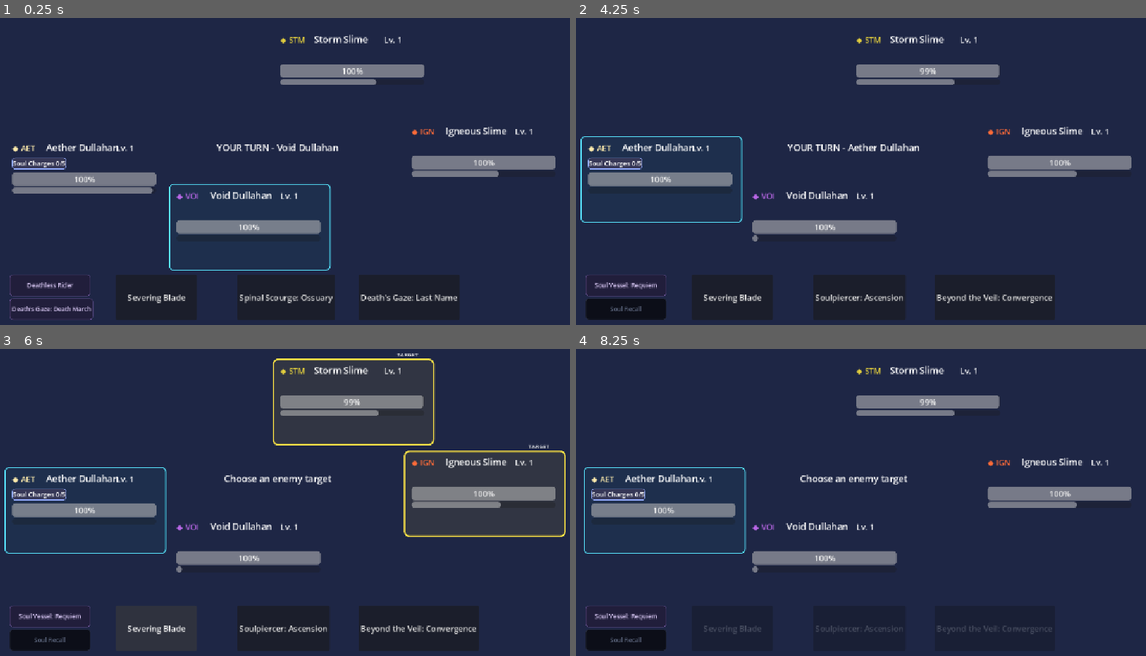
Above: before the commit, frames 1-4 (two rows, left to right).
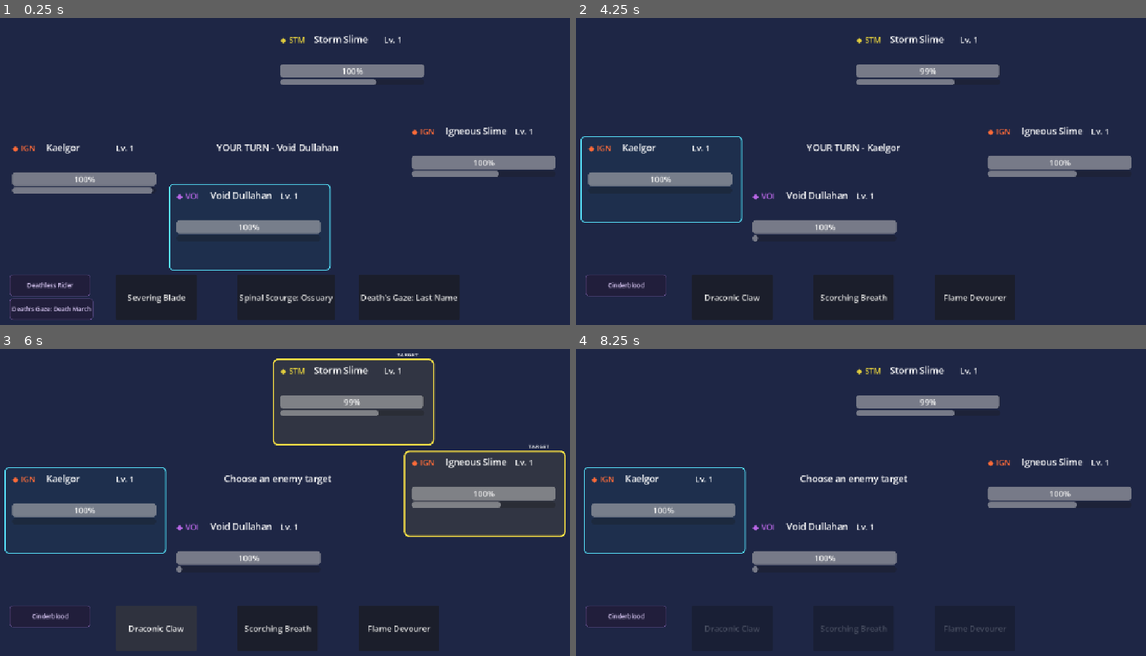
Above: after the commit, the same moments.

Repository: Akharyuu/monster-rpg
Game: Godot game, scene res://scenes/battle/igneous_drake_preview.tscn
The game is run twice, just before and just after one commit, with the same random seed, the same clock (stepped at 60 frames per second) and the same inputs. Before the commit the project starts from res://scenes/battle/battle_screen.tscn.
Inputs (mouse positions are in pixels of both pictures, inside the frame that each line leads up to):
- Up to frame 1 (0.25 s): no input
- Up to frame 2 (4.25 s): click "Deathless Rider" at 0.5 s; click "Death's Gaze: Death March" at 1.25 s; click "Severing Blade" at 2 s; click (929, 70) at 2.77 s; click "Deathless Rider" at 3.5 s
- Up to frame 3 (6 s): click "Soul Vessel: Requiem" (after the commit: "Cinderblood") at 4.25 s; click (51, 640) at 5 s, where only the run before the commit has a clickable "Soul Recall"; click "Severing Blade" (after the commit: "Draconic Claw") at 5.75 s
- Up to frame 4 (8.25 s): click "Soulpiercer: Ascension" (after the commit: "Scorching Breath") at 6.5 s; click "Beyond the Veil: Convergence" (after the commit: "Flame Devourer") at 7.25 s; click (929, 401) at 8.02 s

The runs differ from the first frame. In frame 1, 0.5% of the frame differs, in the area x 2-21%, y 40-50%; in frame 2, 3.7%, in the area x 1-84%, y 40-99%; in frame 3, 3.3%; in frame 4, 1.7%.

Commit message:
feat(godot): preview Igneous Drake ally sprite in battle

Diff:
--- a/godot/project.godot
+++ b/godot/project.godot
@@ -11,7 +11,7 @@
 [application]
 
 config/name="Monster RPG"
-run/main_scene="uid://3i4tp7fvp1d0"
+run/main_scene="res://scenes/battle/igneous_drake_preview.tscn"
 config/features=PackedStringArray("4.7", "Forward Plus")
 config/icon="res://icon.svg"
 
--- a/godot/scenes/battle/battle_screen.gd
+++ b/godot/scenes/battle/battle_screen.gd
@@ -30,6 +30,10 @@
     $"Enemy HUD 2"
 ]
 
+# Optional preview roster; the original Dullahan resonance-test roster
+# remains unchanged when this is false.
+@export var preview_igneous_drake: bool = false
+
 var allies: Array = []
 var enemies: Array = []
 
@@ -41,10 +45,17 @@
 
 
 func _ready() -> void:
+    var first_ally_id: String = (
+        "drake_igneous" if preview_igneous_drake else "dullahan_aether"
+    )
+    var first_ally_resonance: int = (
+        0 if preview_igneous_drake else 5
+    )
+
     allies = [
         PrototypeFactoryScript.create_level_one_monster(
-            "dullahan_aether",
-            5
+            first_ally_id,
+            first_ally_resonance
         ),
         PrototypeFactoryScript.create_level_one_monster(
             "dullahan_void",
--- /dev/null
+++ b/godot/scenes/battle/igneous_drake_preview.tscn
@@ -0,0 +1,6 @@
+[gd_scene load_steps=2 format=3]
+
+[ext_resource type="PackedScene" path="res://scenes/battle/battle_screen.tscn" id="1"]
+
+[node name="IgneousDrakePreview" instance=ExtResource("1")]
+preview_igneous_drake = true
--- a/godot/scenes/battle/monster_battle_hud.gd
+++ b/godot/scenes/battle/monster_battle_hud.gd
@@ -14,6 +14,20 @@
 @onready var battle_state_container: HBoxContainer = $"Battle States"
 @onready var status_container: HBoxContainer = $"Status"
 @onready var target_button: Button = $"Target Button"
+@onready var monster_sprite: TextureRect = $"Monster Sprite"
+
+# Sprites currently exist only for selected monsters. Use the exact
+# res:// path so a locally added PNG works without being duplicated.
+# Adjust position/size here when evaluating art in battle.
+const ALLY_SPRITE_CONFIG := {
+    "drake_igneous": {
+        "path": "res://assets/monster_sprites/drake_igneous.png",
+        "position": Vector2(43.0, -205.0),
+        "size": Vector2(236.0, 200.0),
+        "scale": 1.0,
+        "flip_h": false
+    }
+}
 
 var bound_monster
 var is_enemy := false
@@ -36,6 +50,7 @@
     _update_attribute(
         monster.attribute
     )
+    _update_monster_sprite()
 
     hp_bar.max_value = monster.max_health
     action_gauge.max_value = 100.0
@@ -43,6 +58,45 @@
     _update_turn_style()
     _update_target_style()
     refresh(false)
+
+
+func _update_monster_sprite() -> void:
+    # Only an ally uses this art; enemies and other monsters retain
+    # the original HUD until their sprites are implemented.
+    monster_sprite.visible = false
+    monster_sprite.texture = null
+
+    if bound_monster == null or is_enemy:
+        return
+
+    var config: Dictionary = ALLY_SPRITE_CONFIG.get(
+        str(bound_monster.monster_id),
+        {}
+    )
+    if config.is_empty():
+        return
+
+    var sprite_path: String = str(config.get("path", ""))
+    if not ResourceLoader.exists(sprite_path, "Texture2D"):
+        push_warning(
+            "Ally sprite missing: %s (put the PNG in "
+            % sprite_path
+            + "godot/assets/monster_sprites/)"
+        )
+        return
+
+    var texture := load(sprite_path) as Texture2D
+    if texture == null:
+        push_warning("Ally sprite is not a Texture2D: %s" % sprite_path)
+        return
+
+    monster_sprite.texture = texture
+    monster_sprite.position = config.get("position", Vector2.ZERO)
+    monster_sprite.size = config.get("size", Vector2(236.0, 200.0))
+    var sprite_scale: float = float(config.get("scale", 1.0))
+    monster_sprite.scale = Vector2.ONE * sprite_scale
+    monster_sprite.flip_h = bool(config.get("flip_h", false))
+    monster_sprite.visible = true
 
 
 func refresh(is_active: bool) -> void:
--- a/godot/scenes/battle/monster_battle_hud.tscn
+++ b/godot/scenes/battle/monster_battle_hud.tscn
@@ -29,6 +29,18 @@
 grow_horizontal = 2
 grow_vertical = 2
 mouse_filter = 2
+
+[node name="Monster Sprite" type="TextureRect" parent="."]
+visible = false
+layout_mode = 0
+offset_left = 43.0
+offset_top = -205.0
+offset_right = 279.0
+offset_bottom = -5.0
+mouse_filter = 2
+texture_filter = 1
+expand_mode = 1
+stretch_mode = 5
 
 [node name="Attribute" type="Label" parent="."]
 layout_mode = 0
Not shown, added: docs/IGNEOUS_DRAKE_SPRITE_PREVIEW.md
Not shown, added: tests/test_ally_sprite_preview.py
